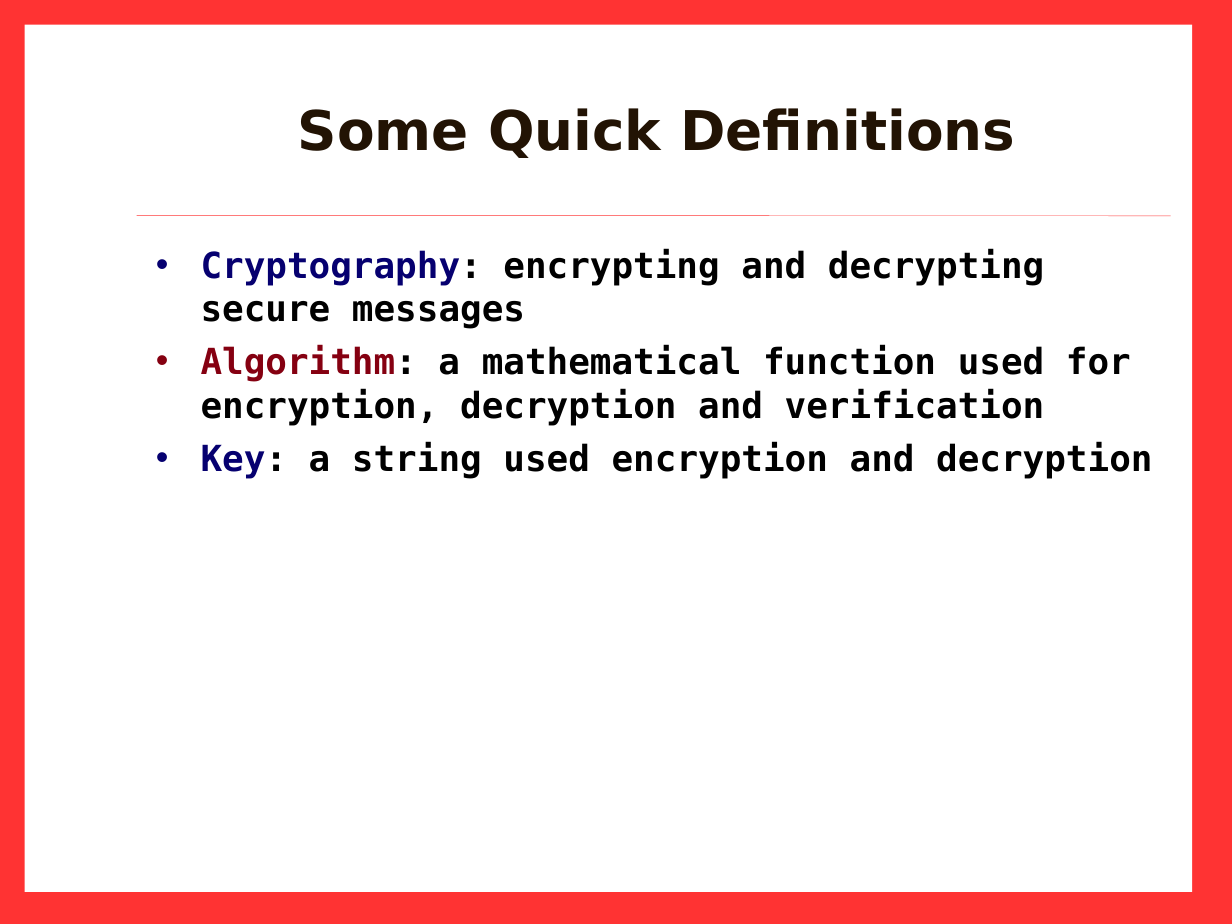
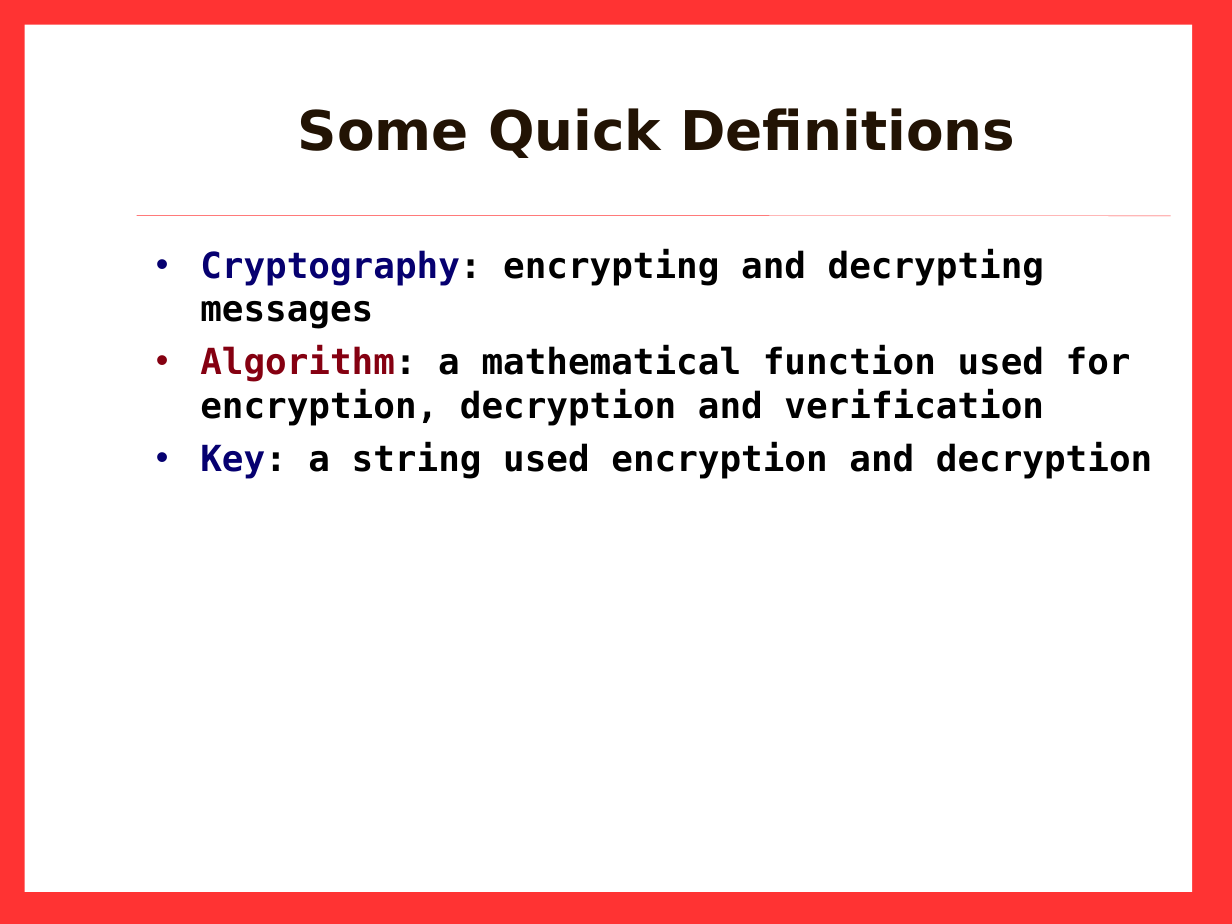
Before and after one commit to Zimbra-Community/pgp-zimlet, a slide deck: slide 7 of demo-training/PGP_0511-Barry.ppt. Drawn at 1232x924 pixels with LibreOffice and Linux fonts; fonts in the diff are those of the drawing; background and template pictures are left out. Boxes give left, top, right and bottom in pixels: in the first picture for what was removed or moved away, otherwise in the second. Text is boxed around its words. In the diff, an @@ line names an element or a change of style, - is before the commit and + after.

```diff
--- a/demo-training/PGP_0511-Barry.ppt
+++ b/demo-training/PGP_0511-Barry.ppt
@@ text at box(200, 249, 1044, 329): text changed @@
-• Cryptography: encrypting and decrypting secure messages
+• Cryptography: encrypting and decrypting messages
```
Also in this commit, not shown: 3 other slides changed.
